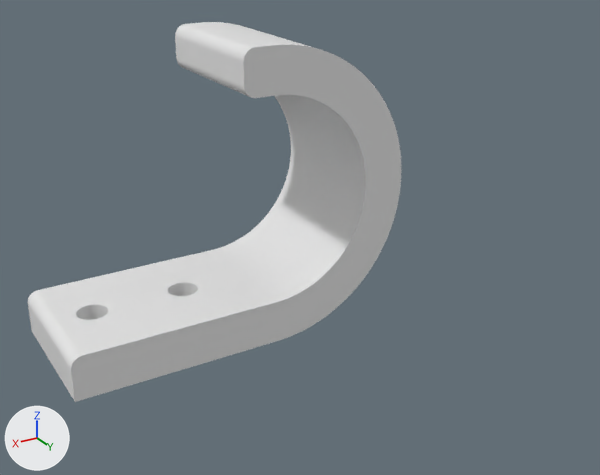
What one commit did to the Blender file gym/attachement-hook-single/3d-model.blend.
Before and after are seen from a camera (50 mm lens) standing at (6.03, 12.06, 7.23) and looking at (0.21, 2.36, 2.38). Lighting does not change. The marker at lower left points along +X, +Y and +Z.

Names of what the first picture shows: 'Cube (Long)', 'Cube (Short)', 'Cylinder (Outer)'.
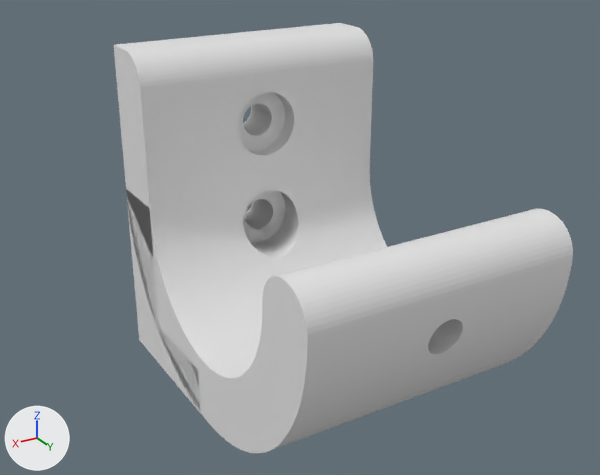
ob_m5_screws is not drawn itself; it is used by a modifier of ob_cube__long.
ob_cube is not drawn itself; it is used by a modifier of ob_cylinder__outer.
ob_cylinder__inner is not drawn itself; it is used by a modifier of ob_cylinder__outer.
ob_m5_screws_001 is not drawn itself; it is used by a modifier of ob_cylinder__outer, ob_backside.

The change, as a list of edits to the scene's bpy script:
```text
Change me_cylinder_014:
    where me_cylinder_014.from_pydata(...)  # 128 vertices, 66 faces; spans x -0.26..0.26, y -0.26..0.26, z 0.0..1.5
    me_cylinder_014 part 1: the whole mesh is turned -90 degrees about the x axis through the mesh origin
Change me_cylinder_010:
    where me_cylinder_010.from_pydata(...)  # 256 vertices, 130 faces; spans x -1.75..1.75, y -1.25..1.25, z -1.4..1.4
    used by ob_cylinder__inner; location = (0.0, 0.0, 2.5); scale = (1.0, 1.0, 1.25)
    me_cylinder_010 part 4: the whole mesh is multiplied about its middle by the matrix ((0.0, -1.64, 0.0), (0.0, 0.0, 1.25), (-1.0, 0.0, 0.0))
Change me_cylinder_011:
    where me_cylinder_011.from_pydata(...)  # 256 vertices, 130 faces; spans x -2.5..2.5, y -1.25..1.25, z -2.5..2.5
    me_cylinder_011 part 2: the whole mesh is multiplied about its middle by the matrix ((0.0, -1.6, 0.0), (0.0, 0.0, 1.1), (-1.1, 0.0, 0.0))
Change me_cube_019:
    where me_cube_019.from_pydata(...)  # 8 vertices, 6 faces; spans x 0.0..2.0, y -1.0..1.0, z 0.0..2.0
    used by ob_cube; location = (0.0, 0.0, 0.0); scale = (1.25, 1.5, 2.5)
    me_cube_019 part 3: the whole mesh is moved by (-1.0, 1.0, 0.0)
Change ob_m5_screws:
    ob_m5_screws.location: (2.75, 0.0, -0.5) -> (0.0, -0.1, 3.75)
    ob_m5_screws.scale: (1.0, 1.0, 1.0) -> (1.0, 4.0, 1.0)
    where _m = ob_m5_screws.modifiers.new('Array', 'ARRAY')
    _m.constant_offset_displace: (-1.6, 0.0, 0.0) -> (0.0, 0.0, -1.6)
Change ob_cylinder__inner:
    ob_cylinder__inner.scale: (1.0, 1.0, 1.25) -> (1.0, 1.0, 1.0)
    ob_cylinder__inner.location: (0.0, 0.0, 2.5) -> (0.0, 2.75, 2.75)
Change ob_cylinder__outer:
    ob_cylinder__outer.location: (0.0, 0.0, 2.5) -> (0.0, 2.75, 2.75)
Change ob_cube:
    ob_cube.location: (0.0, 0.0, 0.0) -> (0.0, 0.0, 2.75)
    ob_cube.scale: (1.25, 1.5, 2.5) -> (2.0, 5.0, 5.0)
Remove ob_cube__long:
    ob_cube__long = bpy.data.objects.new('Cube (Long)', me_cube_020)
Remove ob_cube__short:
    ob_cube__short = bpy.data.objects.new('Cube (Short)', me_cube_021)
Add ob_cube_001:
    ob_cube_001 = bpy.data.objects.new('Cube.001', me_cube_002)  # a box spanning x -2.0..2.0, y 0.0..1.0, z 0.0..0.5; modifiers BEVEL
    ob_cube_001.location = (0.0, 4.5, 2.75)
Add ob_m5_screws_001:
    ob_m5_screws_001 = bpy.data.objects.new('M5 Screws.001', me_cylinder_002)  # a 64-sided cylinder along y spanning x -0.5..0.5, y 0.0..0.29, z -0.5..0.5; modifiers ARRAY
    ob_m5_screws_001.location = (0.0, 0.71, 3.75)
    ob_m5_screws_001.scale = (1.0, 5.17, 1.0)
Add ob_backside:
    ob_backside = bpy.data.objects.new('Backside', me_cube_001)  # 16 vertices, 14 faces; spans x -2.0..2.0, y 0.0..2.5, z 0.0..5.0; modifiers BEVEL, BOOLEAN, BOOLEAN
    ob_backside.location = (0.0, 0.0, 0.0)
```

Location of each change, (x1, y1, x2, y2) in pixels of the pictures (600 x 475 px; the box of a moved part takes in the faces that stretch with it):
'Cylinder (Outer)', mesh turned, reshaped, moved, rescaled, modifiers changed: before (202, 22, 402, 341); after (126, 165, 572, 453)
'Backside', added: after (114, 23, 373, 413)
'Cube (Long)', deleted: before (28, 250, 277, 402)
'Cube.001', added: after (262, 209, 573, 340)
'Cube (Short)', deleted: before (175, 22, 274, 98)
part 1 of me_cylinder_014, moved or reshaped: before (76, 283, 198, 320); after (243, 104, 463, 354)
part 2 of me_cylinder_011, moved or reshaped: before (202, 22, 402, 341); after (126, 190, 572, 453)
part 4 of me_cylinder_010, moved or reshaped: before (213, 95, 366, 302); after (150, 165, 387, 378)
